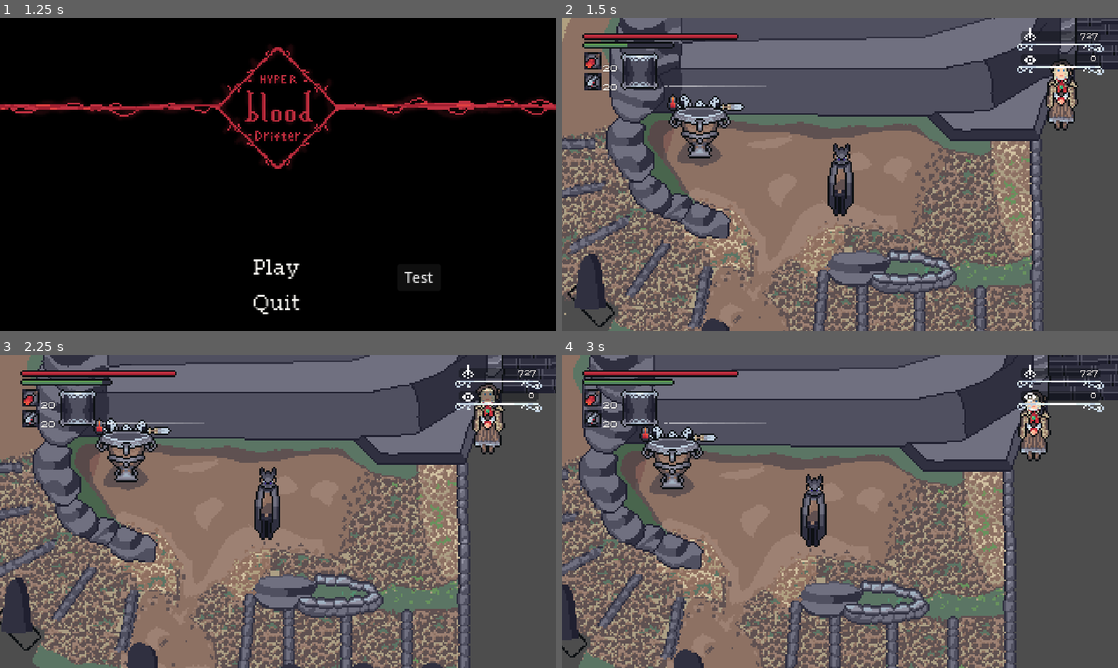
Above: before the commit, frames 1-4 (two rows, left to right).
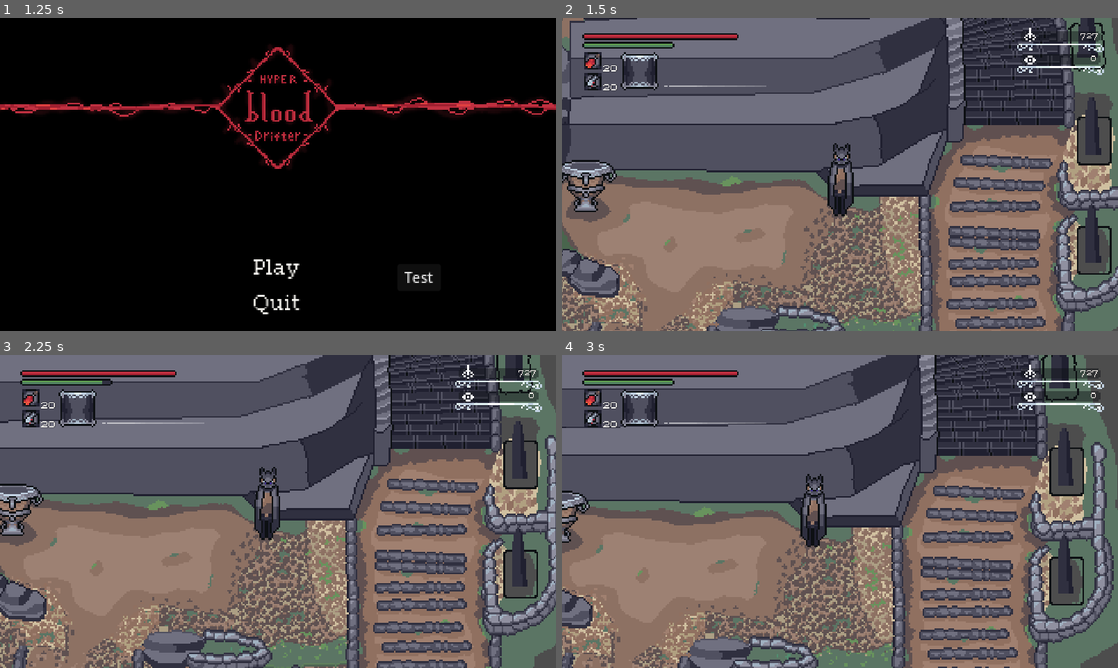
Above: after the commit, the same moments.

Repository: GrimReapTM/Hyper_Blood_Drifter
Game: Godot game, scene res://Scenes/UI_scenes/main_menu.tscn
Two runs of this game, one before a commit and one after it. Both use one fixed random seed, a clock stepped at 60 frames per second and the inputs below.
Inputs (mouse positions are in pixels of both pictures, inside the frame that each line leads up to):
- Up to frame 1 (1.25 s): tap Enter at 0.5 s; move the mouse to (400, 158) at 0.52 s; hold D (moveRight) from 0.53 s (still down); hold Q (heal) from 0.53 s (still down); click (400, 158) at 0.67 s; tap E (interact) at 0.8 s
- Up to frame 2 (1.5 s): release D (moveRight) at 1.25 s; release Q (heal) at 1.25 s; click "Play" at 1.25 s
- Up to frame 3 (2.25 s): tap Space (dash) at 2 s; move the mouse to (166, 527) at 2.02 s; hold S (moveDown) from 2.03 s (still down); tap E (interact) at 2.1 s
- Up to frame 4 (3 s): tap Q (heal) at 2.3 s; tap Enter at 2.75 s; move the mouse to (895, 442) at 2.77 s; release S (moveDown) at 2.78 s; hold D (moveRight) from 2.78 s (still down); hold 1 (Q1) from 2.78 s (still down)

Frame 1 is identical in both runs. In frame 2, 71% of the frame differs, in the area x 0-100%, y 0-100%; in frame 3, 70%; in frame 4, 70%.
Error in both runs: Invalid operands 'String' and 'Nil' in operator '+'. (res://scripts/player.gd:359)

Commit message:
lovcův? více mít rád sen!

Diff:
--- a/Scenes/Area.tscn
+++ b/Scenes/Area.tscn
@@ -319,10 +319,10 @@
 
 [sub_resource type="TileSetAtlasSource" id="TileSetAtlasSource_1j5it"]
 texture = ExtResource("3_c4kdp")
-8:22/size_in_atlas = Vector2i(44, 22)
-8:22/0 = 0
-8:22/0/physics_layer_0/linear_velocity = Vector2(0, 0)
-8:22/0/physics_layer_0/angular_velocity = 0.0
+8:8/size_in_atlas = Vector2i(44, 36)
+8:8/0 = 0
+8:8/0/physics_layer_0/linear_velocity = Vector2(0, 0)
+8:8/0/physics_layer_0/angular_velocity = 0.0
 
 [sub_resource type="TileSet" id="TileSet_dy7t6"]
 physics_layer_0/collision_layer = 1
@@ -552,7 +552,7 @@
 offset_bottom = 43.0
 scale = Vector2(4, 4)
 step = 0.0
-value = 50.0
+value = 100.0
 nine_patch_stretch = true
 stretch_margin_left = 8
 stretch_margin_top = 8
--- a/Scenes/areas/Dream.tscn
+++ b/Scenes/areas/Dream.tscn
@@ -6,7 +6,7 @@
 [node name="Area" instance=ExtResource("1_kvvk4")]
 
 [node name="TileMap" parent="." index="0"]
-layer_0/tile_data = PackedInt32Array(-2555934, 0, 0, 3670096, 0, 0, 1245209, 524290, 22)
+layer_0/tile_data = PackedInt32Array(917525, 524290, 8, 2097187, 0, 0, 1, 0, 0)
 
 [node name="Player" parent="." index="1"]
 position = Vector2(1475, 1349)
@@ -17,13 +17,13 @@
 [node name="current_item_amount" parent="Player/HUD_canvas/HUD/up_left/container" index="1"]
 metadata/_edit_use_anchors_ = true
 
-[node name="HealthBar" parent="Player/HUD_canvas/HUD/up_left" index="4"]
+[node name="HealthBar" parent="Player/HUD_canvas/HUD/up_left" index="5"]
 metadata/_edit_use_anchors_ = true
 
-[node name="RallyBar" parent="Player/HUD_canvas/HUD/up_left" index="5"]
+[node name="RallyBar" parent="Player/HUD_canvas/HUD/up_left" index="6"]
 metadata/_edit_use_anchors_ = true
 
-[node name="StaminaBar" parent="Player/HUD_canvas/HUD/up_left" index="6"]
+[node name="StaminaBar" parent="Player/HUD_canvas/HUD/up_left" index="7"]
 metadata/_edit_use_anchors_ = true
 
 [node name="insight" parent="Player/HUD_canvas/HUD/up_right/insight" index="0"]
@@ -36,5 +36,5 @@
 messengers = NodePath("../../Bath_messenger")
 
 [node name="Bath_messenger" parent="." index="3" node_paths=PackedStringArray("player") instance=ExtResource("2_0n4ii")]
-position = Vector2(1152, 1248)
+position = Vector2(890, 1372)
 player = NodePath("../Player")
--- a/Scenes/entity scenes/lamp.gd
+++ b/Scenes/entity scenes/lamp.gd
@@ -27,7 +27,7 @@
 			activated = true
 			isActivating = false
 		else:
-			print("gg")
+			get_tree().change_scene_to_file("res://Scenes/areas/Dream.tscn")
 
 func _physics_process(_delta):
 	interact()
Binary file changed: sprites/hunters_dream.png
